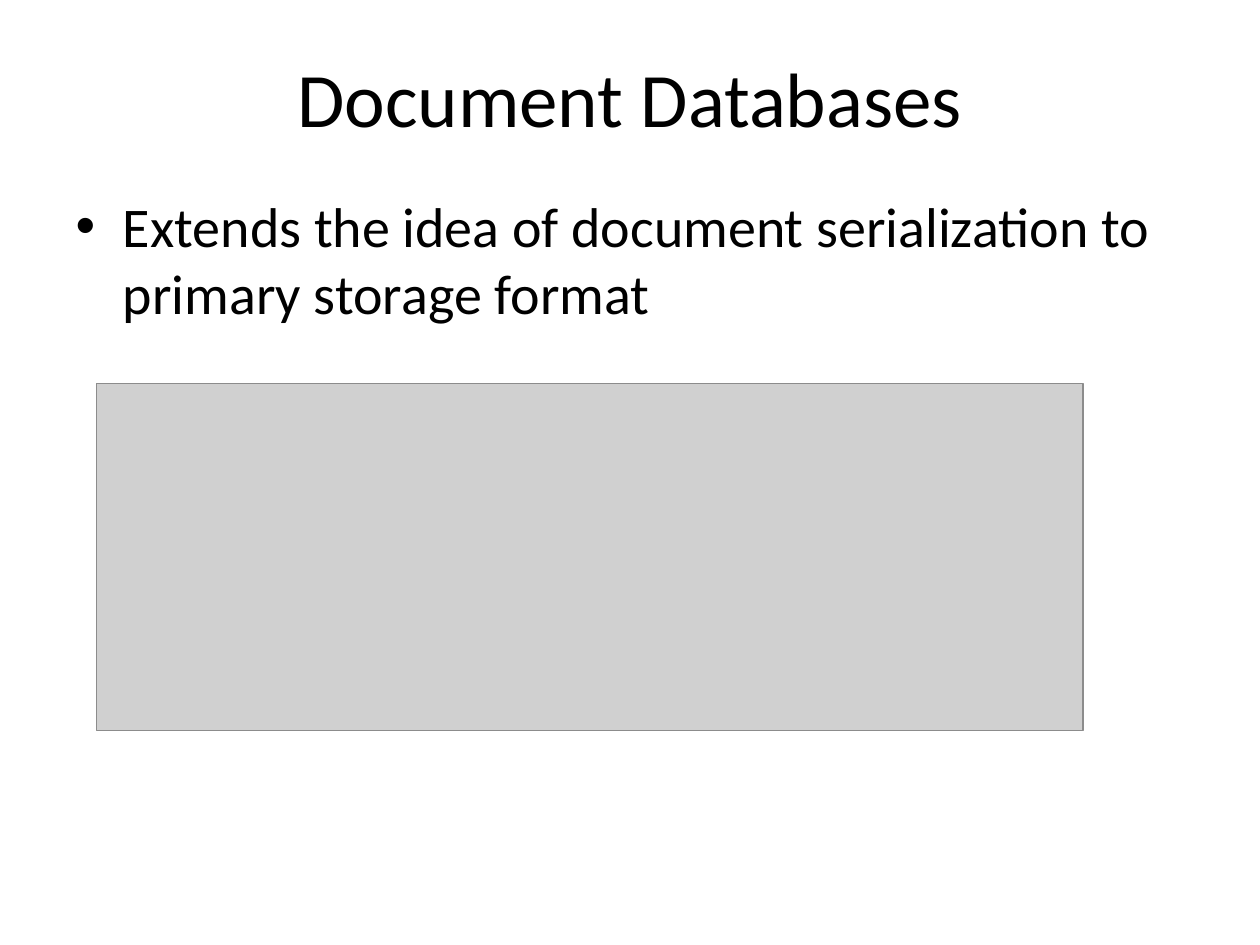
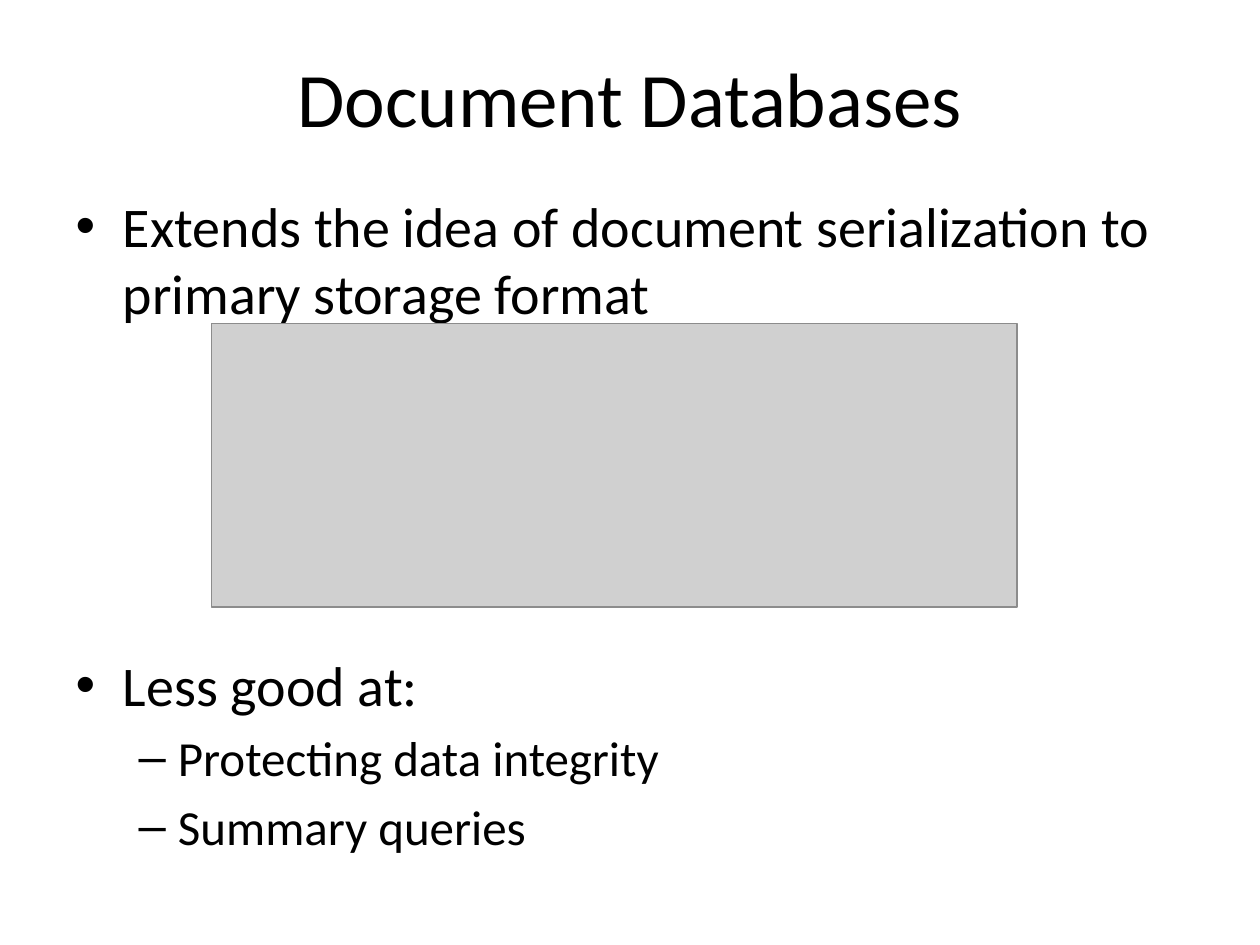
Before and after one commit to alexdgarland/database-demos, a slide deck: slide 10 of Slides/Not Only SQL - Picking A Database for DotNET.pptx (slide 19 before the commit). Drawn at 1260x945 pixels with LibreOffice and Linux fonts; fonts in the diff are those of the drawing; grey boxes stand for pictures. Boxes give left, top, right and bottom in pixels: in the first picture for what was removed or moved away, otherwise in the second. Text is boxed around its words. In the diff, an @@ line names an element or a change of style, - is before the commit and + after.

```diff
--- a/Slides/Not Only SQL - Picking A Database for DotNET.pptx
+++ b/Slides/Not Only SQL - Picking A Database for DotNET.pptx
@@ picture resized from (x1=97, y1=383, x2=1084, y2=731) to (x1=212, y1=324, x2=1017, y2=607) @@
@@ text at (x1=123, y1=667, x2=658, y2=853): paragraphs added @@
+• Less good at:
+  – Protecting data integrity
+  – Summary queries
```
Also in this commit, not shown: 5 other slides changed, 3 slides removed.
